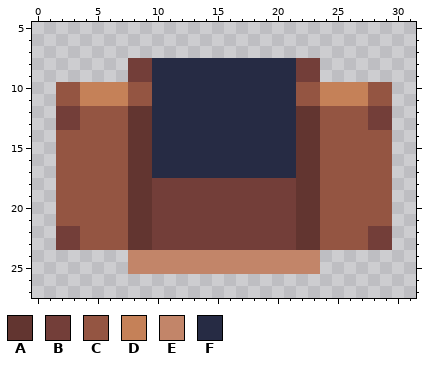
Two states of a pixel-art sprite, src/client/res/game/stop_button_hovored.png. That is the earlier state.
The file is 32x32 pixels. Shown: x 0..31, y 5..27.
Palette (. is transparent): A #623530  B #733e39  C #945542  D #c58158  E #c28569  F #262b44
Pixels before, first column x 2:
 8 ......BBFFFFFFFFFFFFBB......
 9 ......BBFFFFFFFFFFFFBB......
10 CCDDDDCCFFFFFFFFFFFFCCDDDDCC
11 CCDDDDCCFFFFFFFFFFFFCCDDDDCC
12 BBCCCCAAFFFFFFFFFFFFAACCCCBB
13 BBCCCCAAFFFFFFFFFFFFAACCCCBB
14 CCCCCCAAFFFFFFFFFFFFAACCCCCC
15 CCCCCCAAFFFFFFFFFFFFAACCCCCC
16 CCCCCCAAFFFFFFFFFFFFAACCCCCC
17 CCCCCCAAFFFFFFFFFFFFAACCCCCC
18 CCCCCCAABBBBBBBBBBBBAACCCCCC
19 CCCCCCAABBBBBBBBBBBBAACCCCCC
20 CCCCCCAABBBBBBBBBBBBAACCCCCC
21 CCCCCCAABBBBBBBBBBBBAACCCCCC
22 BBCCCCAABBBBBBBBBBBBAACCCCBB
23 BBCCCCAABBBBBBBBBBBBAACCCCBB
24 ......EEEEEEEEEEEEEEEE......
25 ......EEEEEEEEEEEEEEEE......
After the commit:
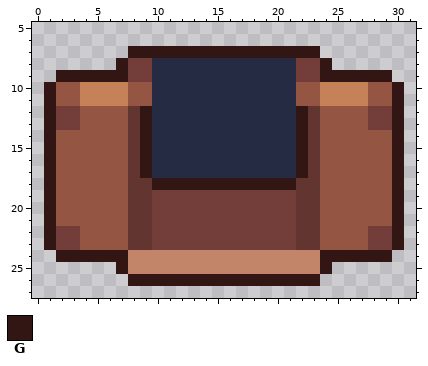
Colours new in this view: G #321613
The edit:
{"y":7,"x":8,"old":"................","new":"GGGGGGGGGGGGGGGG"}
{"y":8,"x":7,"old":".","new":"G"}
{"y":8,"x":24,"old":".","new":"G"}
{"y":9,"x":2,"old":"......","new":"GGGGGG"}
{"y":9,"x":24,"old":"......","new":"GGGGGG"}
{"y":10,"x":1,"old":".","new":"G"}
{"y":10,"x":30,"old":".","new":"G"}
{"y":11,"x":1,"old":".","new":"G"}
{"y":11,"x":30,"old":".","new":"G"}
{"y":12,"x":1,"old":".","new":"G"}
{"y":12,"x":9,"old":"A","new":"G"}
{"y":12,"x":22,"old":"A","new":"G"}
{"y":12,"x":30,"old":".","new":"G"}
{"y":13,"x":1,"old":".","new":"G"}
{"y":13,"x":9,"old":"A","new":"G"}
{"y":13,"x":22,"old":"A","new":"G"}
{"y":13,"x":30,"old":".","new":"G"}
{"y":14,"x":1,"old":".","new":"G"}
{"y":14,"x":9,"old":"A","new":"G"}
{"y":14,"x":22,"old":"A","new":"G"}
{"y":14,"x":30,"old":".","new":"G"}
{"y":15,"x":1,"old":".","new":"G"}
{"y":15,"x":9,"old":"A","new":"G"}
{"y":15,"x":22,"old":"A","new":"G"}
{"y":15,"x":30,"old":".","new":"G"}
{"y":16,"x":1,"old":".","new":"G"}
{"y":16,"x":9,"old":"A","new":"G"}
{"y":16,"x":22,"old":"A","new":"G"}
{"y":16,"x":30,"old":".","new":"G"}
{"y":17,"x":1,"old":".","new":"G"}
{"y":17,"x":9,"old":"A","new":"G"}
{"y":17,"x":22,"old":"A","new":"G"}
{"y":17,"x":30,"old":".","new":"G"}
{"y":18,"x":1,"old":".","new":"G"}
{"y":18,"x":10,"old":"BBBBBBBBBBBB","new":"GGGGGGGGGGGG"}
{"y":18,"x":30,"old":".","new":"G"}
{"y":19,"x":1,"old":".","new":"G"}
{"y":19,"x":30,"old":".","new":"G"}
{"y":20,"x":1,"old":".","new":"G"}
{"y":20,"x":30,"old":".","new":"G"}
{"y":21,"x":1,"old":".","new":"G"}
{"y":21,"x":30,"old":".","new":"G"}
{"y":22,"x":1,"old":".","new":"G"}
{"y":22,"x":30,"old":".","new":"G"}
{"y":23,"x":1,"old":".","new":"G"}
{"y":23,"x":30,"old":".","new":"G"}
{"y":24,"x":2,"old":"......","new":"GGGGGG"}
{"y":24,"x":24,"old":"......","new":"GGGGGG"}
{"y":25,"x":7,"old":".","new":"G"}
{"y":25,"x":24,"old":".","new":"G"}
{"y":26,"x":8,"old":"................","new":"GGGGGGGGGGGGGGGG"}
{"label":"changed","picture_box":[44,46,404,286]}
